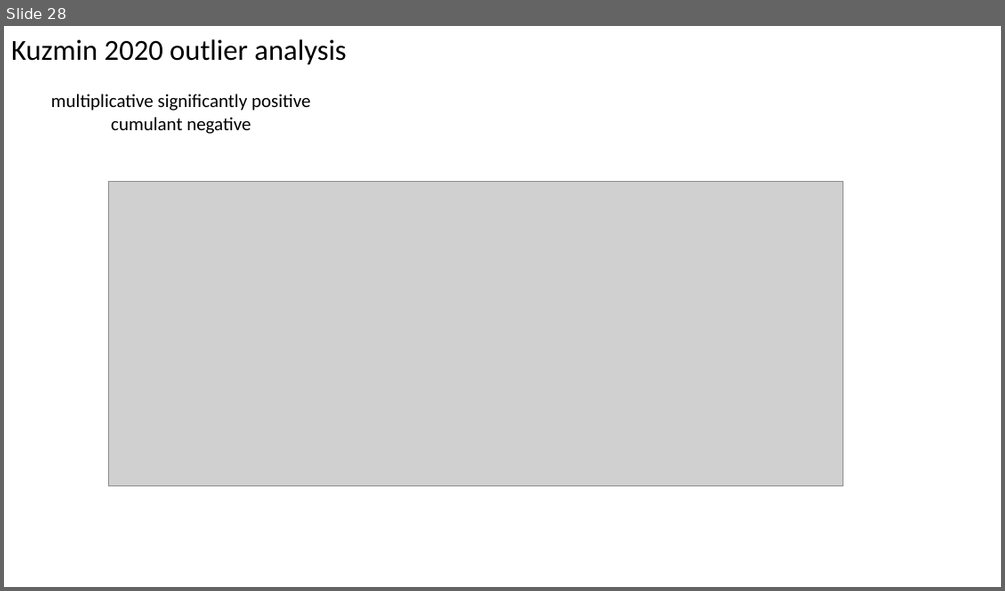
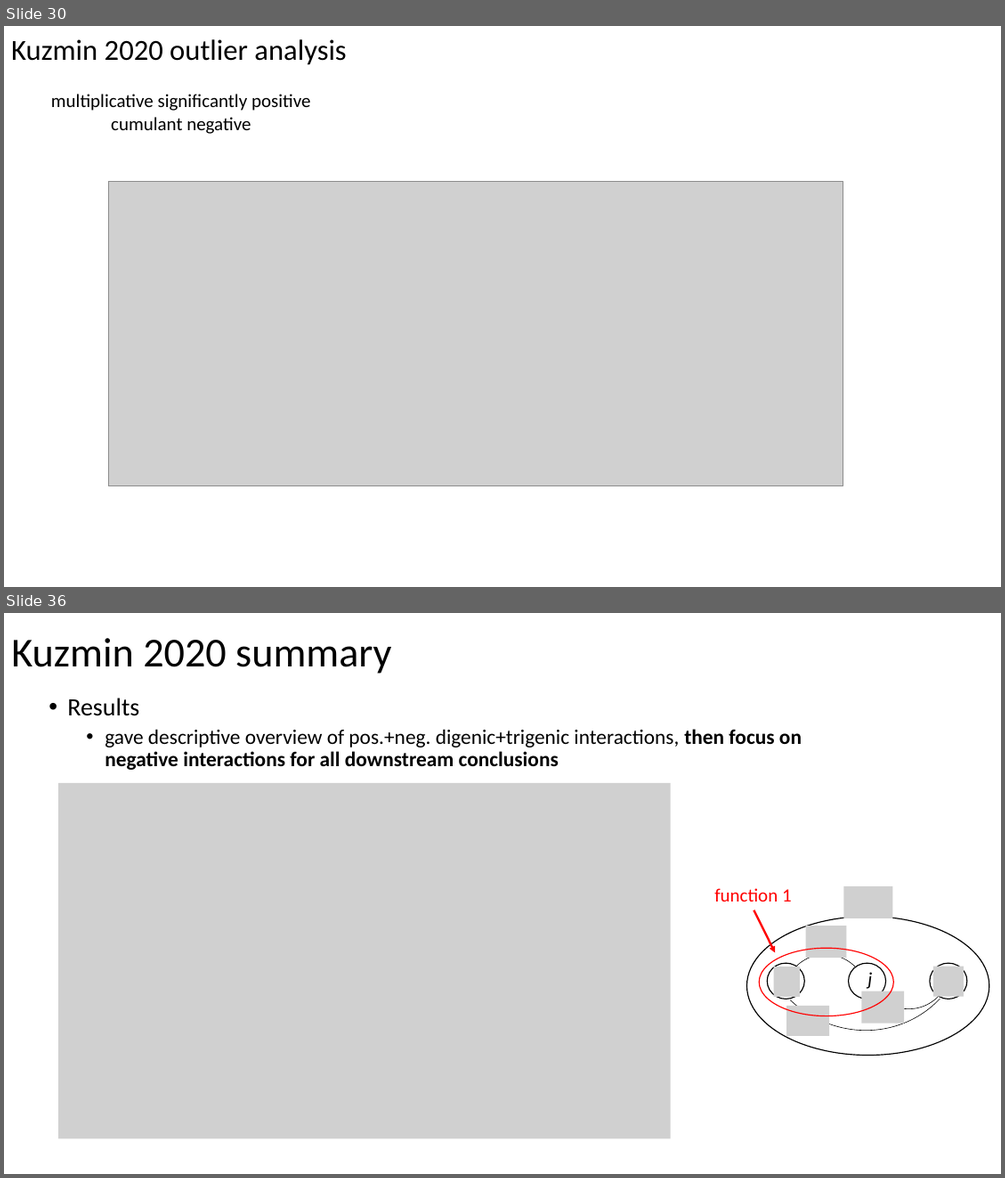
Before and after one commit to brian-arnold/epistasis_reanalysis, a slide deck: yeast_screens/yeast_screens_epistasis_summary.pptx. Shown one above the other, each under a label of ours: slide 28 before the commit, slides 30 and 36 after it; the slides between them are not shown. The pictures are 1005x591 and 1005x1178 pixels, drawn with LibreOffice and Linux fonts; fonts in the diff are those of the drawing; grey boxes stand for pictures. Boxes give left, top, right and bottom in pixels: in the first picture for what was removed or moved away, otherwise in the second. Text is boxed around its words. In the diff, an @@ line names an element or a change of style, - is before the commit and + after.

Commit message:
protein interaction analysis by experiment type

```diff
--- a/yeast_screens/yeast_screens_epistasis_summary.pptx
+++ b/yeast_screens/yeast_screens_epistasis_summary.pptx
@@ slide 36 added at (x1=4, y1=613, x2=1001, y2=1174), background #FFFFFF @@
@@ title added at (x1=11, y1=638, x2=391, y2=674), 39.6 pt, text #000000 @@
+Kuzmin 2020 summary
@@ text added at (x1=67, y1=698, x2=801, y2=770), 20 pt, text #000000 @@
+  • Results
+    • gave descriptive overview of pos.+neg. digenic+trigenic interactions, then focus on negative interactions for all downstream conclusions
@@ picture added at (x1=58, y1=783, x2=671, y2=1139) @@
@@ group added at (x1=712, y1=775, x2=1001, y2=1074): 6 pictures, 5 ellipses, 3 arc (boxed as its full ellipse)s, 2 texts, 1 arrow @@
+function 1
+j
@@ what was slide 28 is now slide 30 @@
```
Also in this commit, not shown: 1 slide changed, 9 other slides added, 1 slide removed, 8 other files.
